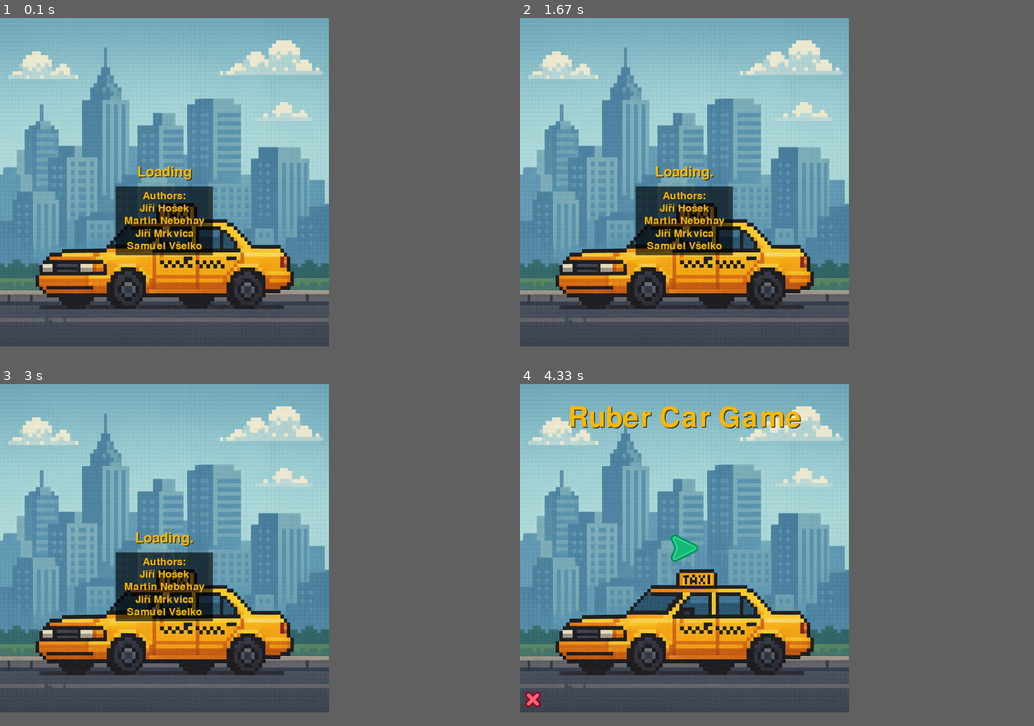
Above: before the commit, frames 1-4 (two rows, left to right).
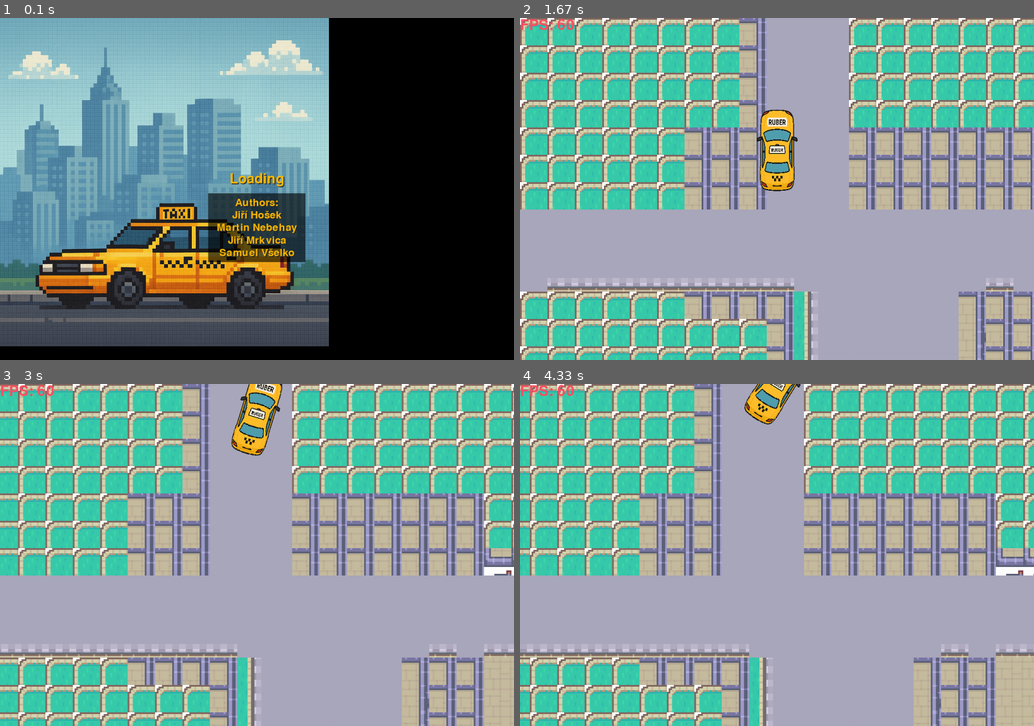
Above: after the commit, the same moments.

Repository: jirihos/UUN-Pygame-workshop
Game: pygame game, started from src/main.py
The game is run twice, just before and just after one commit, with the same random seed, the same clock (stepped at 60 frames per second) and the same inputs.
Inputs (mouse positions are in pixels of both pictures, inside the frame that each line leads up to):
- Up to frame 1 (0.1 s): no input
- Up to frame 2 (1.67 s): click (777, 189) at 0.38 s; hold W 1.17-1.63 s
- Up to frame 3 (3 s): hold D 1.67-2.13 s; hold A 2.17-2.7 s; hold S from 2.73 s (still down)
- Up to frame 4 (4.33 s): release S at 3.03 s; hold A 3.07-3.47 s; hold W 3.5-3.87 s; hold D from 3.9 s (still down)
In our replay, the window is 576x576 before the commit and 900x600 after it. These sizes can differ from the game's own. Grey fills any space a smaller window leaves; there, only what the larger window draws over its background counts as a difference.

The runs differ from the first frame. In frame 1, 7.2% of the frame differs, in the area x 22-60%, y 43-72%; in frame 2, 85%; in frame 3, 86%; in frame 4, 87%, in the area x 0-100%, y 0-100%.

Commit message:
Add tile map

Diff:
--- a/src/car_sprite.py
+++ b/src/car_sprite.py
@@ -23,7 +23,7 @@
         self.max_steering = 3
         self.steering_return = 0.1
 
-    def update(self, keys=None):
+    def update(self, game, camera_x, camera_y, keys=None):
         if keys is None:
             keys = pygame.key.get_pressed()
 
@@ -56,8 +56,10 @@
             rad = math.radians(self.angle)
             dx = -math.sin(rad) * self.speed
             dy = -math.cos(rad) * self.speed
-            self.pos.x += dx
-            self.pos.y += dy
+            if game.is_walkable(self.pos.x + dx, self.pos.y + dy):
+                self.pos.x += dx
+                self.pos.y += dy
+
 
         self.image = pygame.transform.rotate(self.original_image, self.angle)
-        self.rect = self.image.get_rect(center=self.pos)
+        self.rect = self.image.get_rect(center=(self.pos-pygame.Vector2(camera_x, camera_y)))
--- a/src/main.py
+++ b/src/main.py
@@ -5,8 +5,8 @@
 
 class Main():
     def __init__(self):
-        self.WIDTH = 768
-        self.HEIGHT = 768
+        self.WIDTH = 1200
+        self.HEIGHT = 800
         self.FPS = 60
 
         pygame.init()
--- a/src/scenes/game.py
+++ b/src/scenes/game.py
@@ -1,5 +1,7 @@
 import pygame
+import os
 from car_sprite import CarSprite
+from tiles import tile_dict
 
 class Game:
     def __init__(self, main):
@@ -8,6 +10,58 @@
         self.car = CarSprite(self.main.screen.get_width() // 2, self.main.screen.get_height() // 2)
         self.sprites.add(self.car)
         self.font = pygame.font.SysFont(None, 36)
+
+        # Definujte base_path zde:
+        base_path = os.path.dirname(os.path.dirname(__file__))  # path to src
+        self.sprite_sheet = pygame.image.load(os.path.join(base_path, "tiles/game/tilemap_packed.png")).convert_alpha()
+
+        self.SPRITE_TILE_SIZE = 16     # velikost jedné dlaždice v obrázku
+        self.TILE_SPACING = 1          # mezera mezi dlaždicemi
+        self.TILE_MARGIN = 0           # okraje kolem sprite sheetu
+        self.tile_size = 64            # velikost dlaždice na obrazovce
+
+        def get_tile(x, y):
+            px = self.TILE_MARGIN + x * (self.SPRITE_TILE_SIZE + self.TILE_SPACING)
+            py = self.TILE_MARGIN + y * (self.SPRITE_TILE_SIZE + self.TILE_SPACING)
+            rect = pygame.Rect(px, py, self.SPRITE_TILE_SIZE, self.SPRITE_TILE_SIZE)
+            return self.sprite_sheet.subsurface(rect)
+
+        self.tile_images = {
+            i: pygame.transform.scale(get_tile(*coords), (self.tile_size, self.tile_size))
+            for i, (coords, _) in tile_dict.items()
+        }
+
+        # === Barvy pro minimapu===
+        self.tile_colors = {
+            i: (100 + i * 10 % 155, 100 + i * 20 % 155, 100 + i * 30 % 155)
+            for i in tile_dict.keys()
+        }
+
+        def load_tile_map(path):
+            tile_map = []
+            with open(path, "r") as f:
+                for line in f:
+                    row = [int(tile) for tile in line.strip().split(",")]
+                    tile_map.append(row)
+            return tile_map
+
+        # === Načtení mapy ===
+        map_filepath = os.path.join(os.path.dirname(base_path), "editor/tile_map.txt")
+        self.tile_map = load_tile_map(map_filepath)  # mapa vygenerovaná editorem
+
+        # === Průchodnost ===
+        self.WALKABLE_TILES = [ 1, 2, 3, 4, 5, 15, 16, 17, 18, 19, 20, 21, 22, 23]
+
+        self.MAP_WIDTH = len(self.tile_map[0]) * self.tile_size
+        self.MAP_HEIGHT = len(self.tile_map) * self.tile_size
+
+    def is_walkable(self, x, y):
+        tile_x = int(x) // self.tile_size
+        tile_y = int(y) // self.tile_size
+        if 0 <= tile_y < len(self.tile_map) and 0 <= tile_x < len(self.tile_map[0]):
+            tile = self.tile_map[tile_y][tile_x]
+            return tile in self.WALKABLE_TILES
+        return False
 
     def loop(self, dt):
         screen = self.main.screen
@@ -18,15 +72,59 @@
                 self.main.quit()
 
         # Update
+
+        # Kamera sleduje hráče
+        camera_x = max(0, min(self.car.pos.x - self.main.WIDTH // 2, self.MAP_WIDTH - self.main.WIDTH))
+        camera_y = max(0, min(self.car.pos.y - self.main.HEIGHT // 2, self.MAP_HEIGHT - self.main.HEIGHT))
+
         keys = pygame.key.get_pressed()
-        self.car.update(keys)
+        self.car.update(self, camera_x, camera_y, keys)
 
         font = pygame.font.SysFont("None", 50)
         fps_text = font.render(f"FPS: {self.main.clock.get_fps():.0f}", True, (250, 80, 100))
 
         # Render
-        screen.fill((30, 30, 30))
+        screen.fill((255, 255, 255))
+        # === Vykreslení mapy ===
+        for y, row in enumerate(self.tile_map):
+            for x, tile_id in enumerate(row):
+                pos = (x * self.tile_size - camera_x, y * self.tile_size - camera_y)
+                tile_img = self.tile_images.get(tile_id)
+                if tile_img:
+                    screen.blit(tile_img, pos)
         self.sprites.draw(screen)
+
+        # === Minimapka ===
+        def draw_minimap():
+            map_w = len(self.tile_map[0])
+            map_h = len(self.tile_map)
+
+            max_size = 200  # maximální šířka/výška minimapy v pixelech
+            mini_tile = max(1, min(max_size // map_w, max_size // map_h))
+
+            offset_x = self.main.WIDTH - map_w * mini_tile - 5
+            offset_y = self.main.HEIGHT - map_h * mini_tile - 5
+
+            # pozadí minimapy (volitelné)
+            pygame.draw.rect(screen, (40, 40, 40), (offset_x - 2, offset_y - 2, map_w * mini_tile + 4, map_h * mini_tile + 4))
+
+            # vykreslení minimapy
+            for y, row in enumerate(self.tile_map):
+                for x, tile_id in enumerate(row):
+                    color = self.tile_colors.get(tile_id, (100, 100, 100))
+                    rect = pygame.Rect(offset_x + x * mini_tile, offset_y + y * mini_tile, mini_tile, mini_tile)
+                    pygame.draw.rect(screen, color, rect)
+
+            # hráč na minimapě
+            px = int(self.car.pos.x // self.tile_size)
+            py = int(self.car.pos.y // self.tile_size)
+            pygame.draw.rect(
+                screen,
+                (255, 0, 0),
+                pygame.Rect(offset_x + px * mini_tile, offset_y + py * mini_tile, mini_tile, mini_tile)
+        )
+
+        # draw_minimap()
 
         screen.blit(fps_text, (0, 0))
 
--- /dev/null
+++ b/src/tiles.py
@@ -0,0 +1,26 @@
+tile_dict = {
+    0: ((0, 0), "tráva roh vlevo nahoře"),
+    1: ((1, 0), "tráva nahoře hrana"),
+    2: ((2, 0), "tráva roh vpravo nahoře"),
+    3: ((0, 2), "tráva hrana vlevo"),
+    4: ((1, 2), "tráva hrana dole"),
+    5: ((2, 2), "tráva roh vpravo dole"),
+    6: ((0, 3), "dům roh vlevo nahoře"),
+    7: ((1, 3), "dům horní hrana"),
+    8: ((2, 3), "dům roh vpravo nahoře"),
+    9: ((0, 4), "dům levá strana"),
+    10: ((1, 4), "dům střed"),
+    11: ((2, 4), "dům pravá strana"),
+    12: ((0, 5), "dům roh vlevo dole"),
+    13: ((1, 5), "dům dolní hrana"),
+    14: ((2, 5), "dům roh vpravo dole"),
+    15: ((7, 0), "silnice roh vlevo nahoře"),
+    16: ((8, 0), "silnice horní hrana"),
+    17: ((9, 0), "silnice roh vpravo nahoře"),
+    18: ((7, 1), "silnice levá strana"),
+    19: ((8, 1), "silnice střed"),
+    20: ((9, 1), "silnice pravá strana"),
+    21: ((7, 2), "silnice roh vlevo dole"),
+    22: ((8, 2), "silnice dolní hrana"),
+    23: ((9, 2), "silnice roh vpravo dole"),
+}
